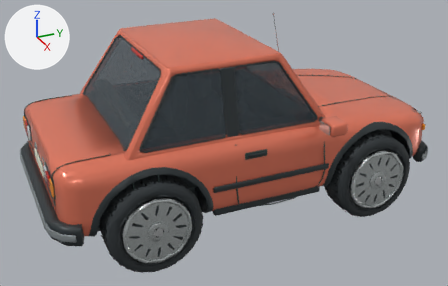
One commit to the FBX model unity/Assets/Resources/Cars/marlow_lod2.fbx: the scene before it, then after it.
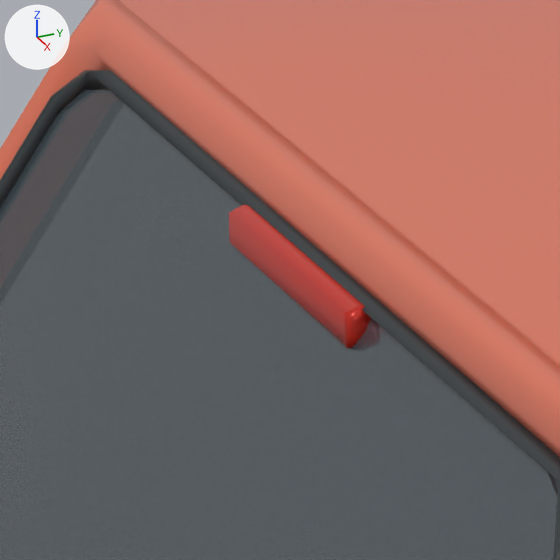
The first picture shows the older version from a 50 mm lens placed at (4.92, -2.24, 3.02), pointed at (0.08, -0.06, 0.6). The close-ups show the older and then the newer version on the part from 25% to 36% of the width and 10% to 27% of the height of that picture. Only the edits that show in the close-ups are written down. Every picture has the same lights, and +X, +Y and +Z are marked at upper left. Where no turn or scale is listed for an object, it has been applied to the vertices. Vertices at exactly the same position are counted once.

Names of what the first close-up shows: 'Body'.
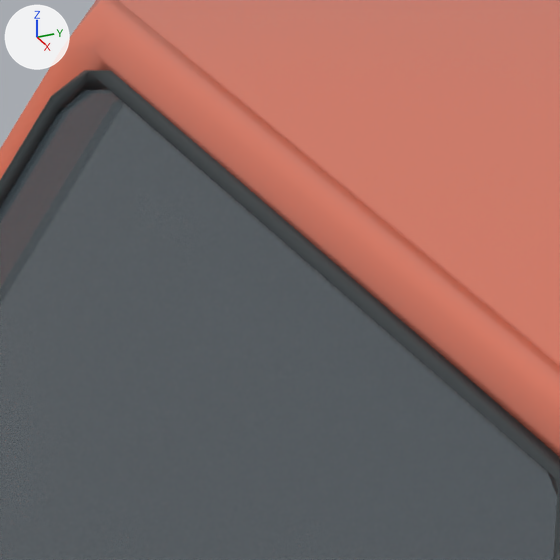
Where the newer file only moved an object's origin or applied its transform, the numbers keep the older frame.

What differs and where, as boxes [x1, y1, x2, y2] in the close-ups (560 x 560 px):
part 1 of me_continuous_formed_body_shell_004, deleted
    before: [229, 205, 371, 349]

The edits, one by one:
me_continuous_formed_body_shell_004 is used by ob_body; location (0.0, 0.0, 0.0).
me_continuous_formed_body_shell_004 had 4654 vertices, 8243 faces and spanned x -1.15..1.15, y -1.82..1.82, z 0.25..1.65.
me_continuous_formed_body_shell_004 now has 4632 vertices, 8203 faces and spans x -1.15..1.15, y -1.82..1.82, z 0.25..1.65.
me_continuous_formed_body_shell_004 part 1: the loose piece of 16 vertices spanning x -0.15..0.15, y -0.83..-0.81, z 1.52..1.56 is deleted.
Other edits to the shape of me_continuous_formed_body_shell_004 do not show in these pictures.
